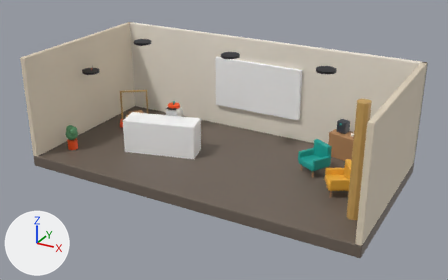
What one commit did to the glTF model src/assets/levels/booking.glb.
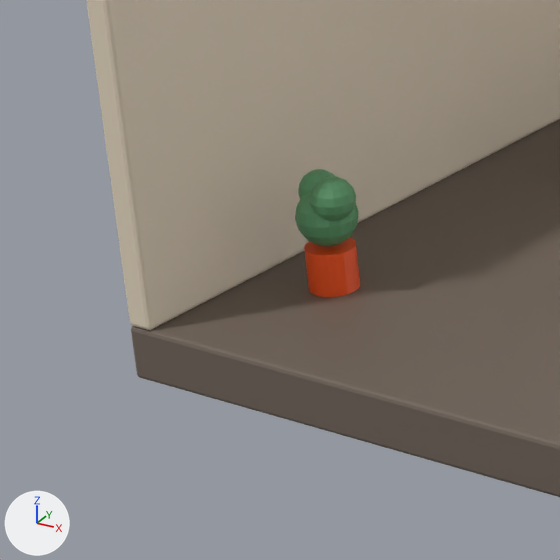
There are two pictures of each version: one whole from a camera (50 mm lens) standing at (9.6, -17.28, 9.38) and looking at (0.22, -0.24, 0.86), one close up on the part from 2% to 26% of the width and 33% to 72% of the height. Arrows for +X, +Y and +Z are at lower left; the lights stay in place. The last two pictures show the newer version. Where no turn or scale is listed for an object, it has been applied to the vertices. Vertices at exactly the same position are counted once.

The first close-up shows 'static'.
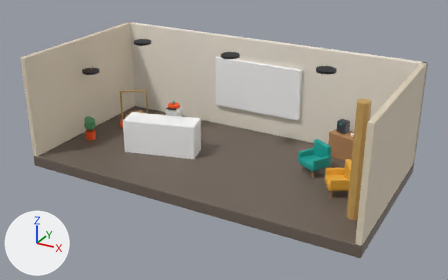
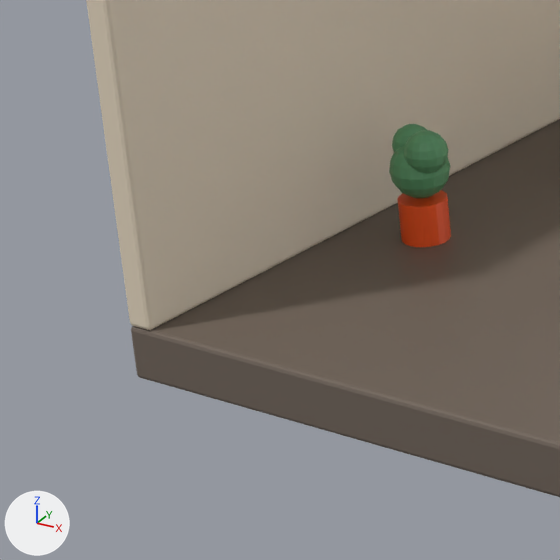
Scene script edits in JSON lines:
```json
{"block": "me_static", "where": "me_static.from_pydata(...)  # 2904 vertices, 5628 faces; spans x -6.0..6.0, y -3.0..3.0, z -2.02..2.02"}
{"block": "me_static", "where": "# used by ob_static; location = (0.0, 0.0, 1.615)"}
{"block": "me_static", "change": "me_static part 1: a new loose piece, a UV sphere (16 segments, 8 rings, poles along z) spanning x -5.45..-5.15, y -0.89..-0.59, z -1.06..-0.76, in mat_defaultmaterial"}
{"block": "me_static", "change": "me_static part 2: the loose piece of 114 vertices spanning x -5.42..-4.98, y -2.02..-1.58, z -1.28..-0.85 is moved by (0.0, 1.0, 0.0)"}
{"block": "me_static", "change": "me_static part 3: the loose piece of 40 vertices spanning x -5.38..-5.02, y -1.98..-1.62, z -1.62..-1.29 is moved by (0.0, 1.0, 0.0)"}
{"block": "me_static", "change": "me_static part 4: the loose piece of 114 vertices spanning x -5.24..-4.92, y -2.01..-1.69, z -1.05..-0.73 is moved by (0.0, 1.0, 0.0)"}
{"block": "me_static", "change": "me_static part 5: the loose piece of 114 vertices spanning x -5.45..-5.15, y -1.89..-1.59, z -1.06..-0.76 is deleted"}
```

Where the change shows, as pixel boxes [x1, y1, x2, y2] in the close-ups (560 x 560 px; the box of a moved part takes in the faces that stretch with it):
```json
{"part": 1, "of": "me_static", "change": "added", "after": [392, 124, 427, 152], "on screen": "green"}
{"part": 2, "of": "me_static", "change": "moved or reshaped", "before": [295, 192, 359, 247], "after": [389, 145, 450, 198]}
{"part": 3, "of": "me_static", "change": "moved or reshaped", "before": [304, 237, 360, 297], "after": [398, 190, 451, 247]}
{"part": 4, "of": "me_static", "change": "moved or reshaped", "before": [310, 176, 356, 221], "after": [404, 130, 448, 173]}
{"part": 5, "of": "me_static", "change": "deleted", "before": [298, 169, 334, 199], "on screen": "green"}
```
